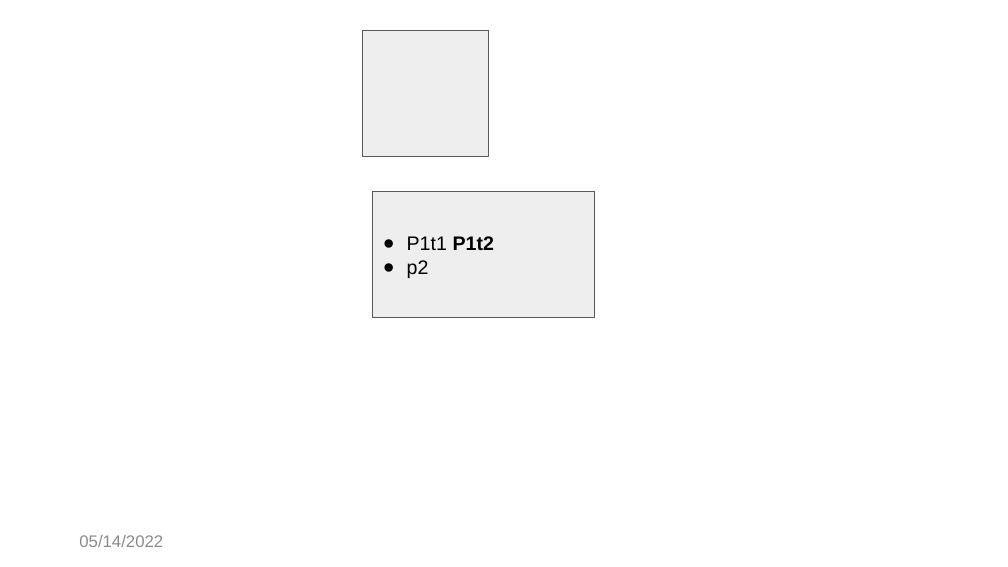
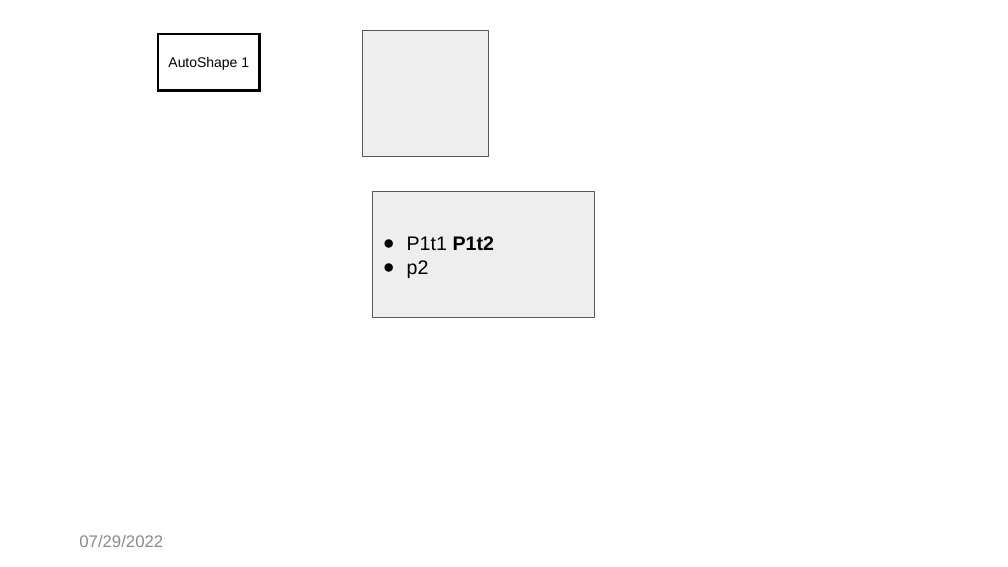
Before and after one commit to ShapeCrawler/ShapeCrawler, a slide deck: slide 1 of ShapeCrawler.Tests/Resource/008.pptx. Drawn at 1008x567 pixels with LibreOffice and Linux fonts; fonts in the diff are those of the drawing. Boxes give left, top, right and bottom in pixels: in the first picture for what was removed or moved away, otherwise in the second. Text is boxed around its words. In the diff, an @@ line names an element or a change of style, - is before the commit and + after.

Commit message:
fill-shape: refactor

```diff
--- a/ShapeCrawler.Tests/Resource/008.pptx
+++ b/ShapeCrawler.Tests/Resource/008.pptx
@@ rectangle added at <box>158,34,260,91</box>, outline #000000 2 pt, 10 pt, text #000000 @@
+AutoShape 1
@@ text at <box>79,535,163,547</box>: text changed @@
-05/14/2022
+07/29/2022
```
Also in this commit, not shown: 9 other files.
